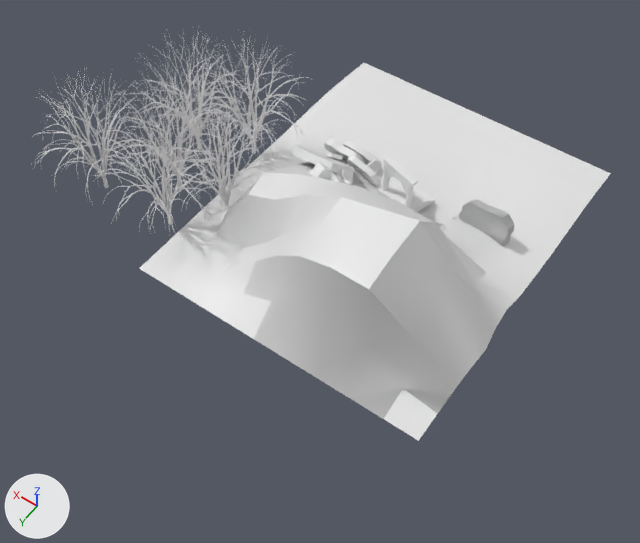
Renders of the Blender file Assets/Models/SetPiece01.blend from each side of a commit.
Rendered twice from a 50 mm camera at (-4.63, 8.9, 10.66) aimed at (0.65, 1.51, -0.96). The axes (+X, +Y, +Z) are drawn at lower left. The lights are the same throughout.

Script lines for the objects in view, before the commit:
```python
ob_plane = bpy.data.objects.new('Plane', me_plane_003)
ob_plane.location = (0.0, 0.0, 0.0)
ob_plane.scale = (2.5, 2.5, 2.5)
ob_plane_001 = bpy.data.objects.new('Plane.001', me_plane_002)
ob_plane_001.location = (0.0, 0.0, 0.0)
ob_tree_004 = bpy.data.objects.new('tree.004', cu_tree_004)
ob_tree_004.location = (2.72, 2.71, 0.0)
ob_tree_004.rotation_euler = (0.0, 0.0, -1.488)  # degrees (0, 0, -85)
ob_tree_004.scale = (0.364, 0.364, 0.364)
# also in view: 'tree.005' at (4.07, 2.64, 1.18); 'tree.001' at (3.13, 1.95, 1.18); 'tree.002' at (2.75, 0.7, 1.18); 'tree.003' at (3.44, 1.1, 1.18); 'tree' at (2.06, 2.07, 1.18)
```
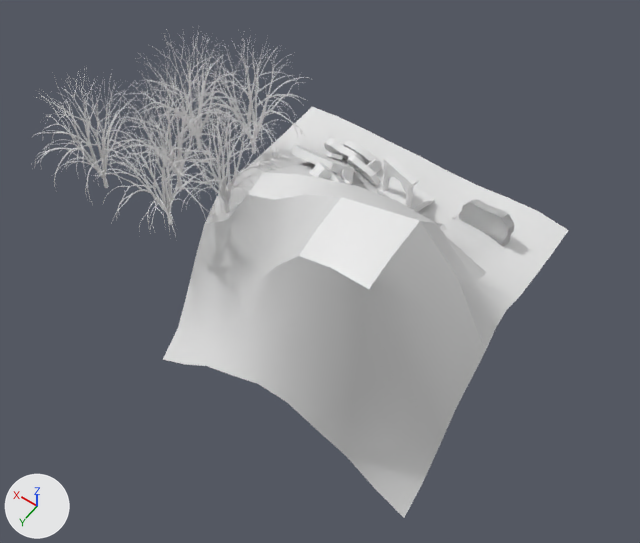
Pixel boxes [x1, y1, x2, y2] of what changed, in the pictures (640 x 543 px; the box of a moved part takes in the faces that stretch with it):
'Plane', reshaped (14% narrower, 9% taller)
    before: [139, 63, 611, 441]
    after: [163, 107, 569, 518]
part 1 of me_plane_003, deleted
    before: [312, 63, 611, 230]
part 2 of me_plane_003, moved or reshaped
    before: [139, 175, 496, 441]
    after: [163, 180, 496, 518]

Patch to the scene script:
```diff
--- a/Assets/Models/SetPiece01.blend.py
+++ b/Assets/Models/SetPiece01.blend.py
@@ me_plane_003 @@
 # used by ob_plane; location = (0.0, 0.0, 0.0); scale = (2.5, 2.5, 2.5)
-me_plane_003.from_pydata(...)  # 140 vertices, 117 faces; spans x -1.01..1.0, y -1.0..1.47, z -0.04..0.94
+me_plane_003.from_pydata(...)  # 110 vertices, 90 faces; spans x -1.01..1.0, y -0.34..1.47, z -1.03..0.94
+# me_plane_003 part 1
+# 30 vertices are removed from x -1.0..1.0, y -1.0..-0.56, z -0.04..0.03
+# 27 faces are deleted
+# me_plane_003 part 2
+# 10 vertices are removed from x -1.0..1.0, y 1.28..1.47, z 0.0..0.06
+# 10 faces are deleted
+# 3 vertices in x -1.01..0.11, y 0.76..1.09, z 0.0..0.59 move by (0.0, 0.0, -0.02)
+# 3 vertices in x -1.0..1.0, y 1.13..1.28, z 0.0..0.02 move by (0.0, 0.0, -0.6)
+# 3 vertices in x -1.0..1.0, y 1.0..1.35, z 0.0..0.38 move by (0.0, 0.0, -0.35)
+# 19 vertices move from x -0.78..1.0, y 0.73..1.47, z 0.0..0.53 to x -0.78..1.0, y 0.73..1.47, z -0.61..0.44
+# 10 vertices are added at x -1.0..1.0, y 1.28..1.47, z -1.03..-0.66
+# 10 new faces join them
```
